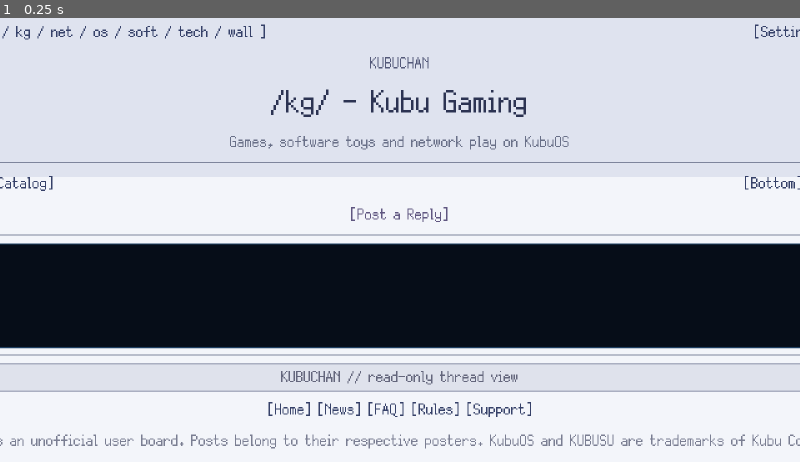
Above: before the commit, frame 1.
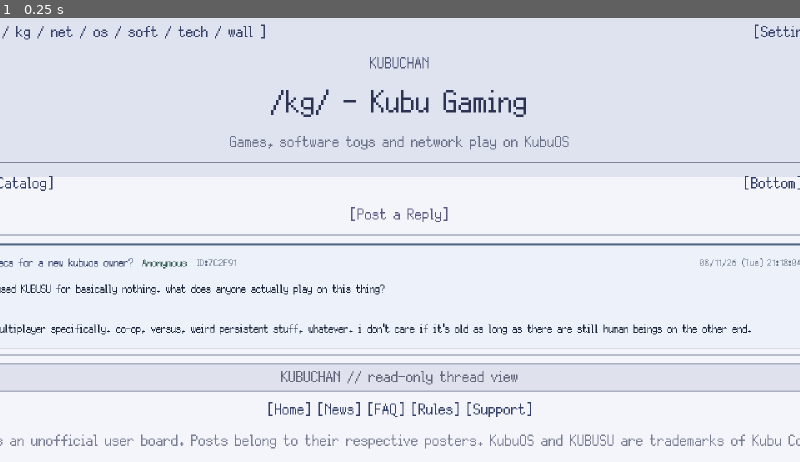
Above: after the commit, the same moment.

Repository: GYU-GAZE/NULL-NETWORK
Game: Godot game, scene res://apps/browser/sites/kubuchan/kubuchan.tscn
Same seed, same stepped clock (60 frames per second), same inputs: the game is played once before the commit and once after it. This scene is started directly instead of the project's main scene. The engine's default icon, where the game draws it, is replaced by a stand-in: a white triangle on a blue panel in a dark square.
Inputs:
- Up to frame 1 (0.25 s): no input

The runs differ from the first frame. In frame 1, 24% of the frame differs, in the area x 0-100%, y 50-75%.
Error before the commit: Invalid assignment of property or key 'text' with value of type 'String' on a base object of type 'null instance'. (res://apps/browser/sites/kubuchan/kubuchan.…

Commit message:
Align Kubuchan controller with chan-style layout

Diff:
--- a/apps/browser/sites/kubuchan/kubuchan.gd
+++ b/apps/browser/sites/kubuchan/kubuchan.gd
@@ -6,36 +6,26 @@
 
 @export var thread_data: KubuchanThreadData
 @export var post_card_scene: PackedScene
-@export_range(0.0, 1.0, 0.01) var post_reveal_seconds: float = 0.18
-@export_range(0.0, 0.25, 0.01) var post_stagger_seconds: float = 0.045
 
-@onready var page_root: Control = %PageRoot
-@onready var brand_block: Control = %BrandBlock
-@onready var board_code_label: Label = %BoardCodeLabel
-@onready var board_name_label: Label = %BoardNameLabel
+@onready var board_title_label: Label = %BoardTitleLabel
 @onready var board_tagline_label: Label = %BoardTaglineLabel
-@onready var thread_title_label: Label = %ThreadTitleLabel
-@onready var thread_id_label: Label = %ThreadIdLabel
 @onready var thread_scroll: ScrollContainer = %ThreadScroll
 @onready var thread_vbox: VBoxContainer = %ThreadVBox
 @onready var archived_notice_label: Label = %ArchivedNoticeLabel
 
-var _rendered_cards: Array[KubuchanPostCard] = []
-
 
 func _ready() -> void:
 	_render_thread()
-	call_deferred("_play_initial_reveal")
 
 
 func _render_thread() -> void:
 	for child in thread_vbox.get_children():
 		child.queue_free()
-	_rendered_cards.clear()
 
 	if thread_data == null:
 		push_error("KubuchanSite requires thread_data.")
 		return
+
 	if post_card_scene == null:
 		push_error("KubuchanSite requires post_card_scene.")
 		return
@@ -43,11 +33,11 @@
 	for error: String in thread_data.validate_data():
 		push_error("Kubuchan thread: %s" % error)
 
-	board_code_label.text = thread_data.board_code
-	board_name_label.text = thread_data.board_name
+	board_title_label.text = "%s - %s" % [
+		thread_data.board_code,
+		thread_data.board_name
+	]
 	board_tagline_label.text = thread_data.board_tagline
-	thread_title_label.text = thread_data.thread_title
-	thread_id_label.text = "Thread No.%d" % thread_data.thread_id
 	archived_notice_label.text = thread_data.archived_notice
 	archived_notice_label.visible = not thread_data.archived_notice.strip_edges().is_empty()
 
@@ -56,6 +46,7 @@
 			continue
 
 		var card := post_card_scene.instantiate() as KubuchanPostCard
+
 		if card == null:
 			push_error("Kubuchan post_card_scene must instantiate KubuchanPostCard.")
 			continue
@@ -63,36 +54,14 @@
 		thread_vbox.add_child(card)
 		card.configure(post_data)
 		card.link_requested.connect(_on_link_requested)
-		_rendered_cards.append(card)
-
-
-func _play_initial_reveal() -> void:
-	if not is_inside_tree():
-		return
-
-	brand_block.modulate.a = 0.0
-	var header_tween := create_tween()
-	header_tween.set_trans(Tween.TRANS_QUAD)
-	header_tween.set_ease(Tween.EASE_OUT)
-	header_tween.tween_property(brand_block, "modulate:a", 1.0, 0.2)
-
-	for index in range(_rendered_cards.size()):
-		var card: KubuchanPostCard = _rendered_cards[index]
-		if not is_instance_valid(card):
-			continue
-
-		card.modulate.a = 0.0
-		var delay: float = float(index) * post_stagger_seconds
-		var tween := create_tween()
-		tween.set_trans(Tween.TRANS_QUAD)
-		tween.set_ease(Tween.EASE_OUT)
-		tween.tween_property(card, "modulate:a", 1.0, post_reveal_seconds).set_delay(delay)
 
 
 func _on_link_requested(url: String) -> void:
 	var clean_url: String = url.strip_edges()
+
 	if clean_url.is_empty():
 		return
+
 	browser_navigation_requested.emit(clean_url)
 
 
@@ -105,4 +74,5 @@
 func restore_browser_state(state: Dictionary) -> void:
 	if state.is_empty():
 		return
+
 	thread_scroll.scroll_vertical = maxi(0, int(state.get("scroll_y", 0)))
